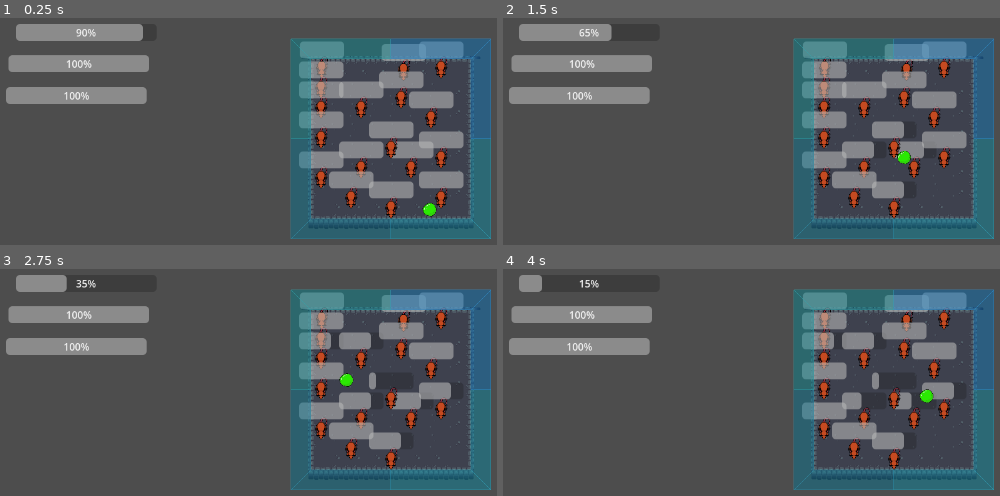
Above: before the commit, frames 1-4 (two rows, left to right).
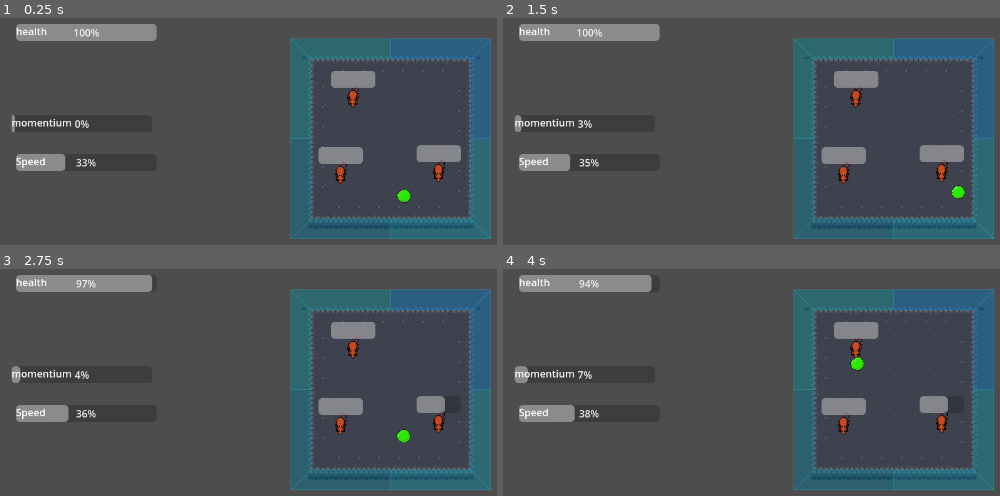
Above: after the commit, the same moments.

Repository: Gibber-codes/slime-dungeon-main
Game: Godot game, scene res://scenes/core/Main.tscn
Two runs of this game, one before a commit and one after it. Both use one fixed random seed, a clock stepped at 60 frames per second and the inputs below.
Inputs:
- Up to frame 1 (0.25 s): no input
- Up to frame 2 (1.5 s): no input
- Up to frame 3 (2.75 s): no input
- Up to frame 4 (4 s): no input

The runs differ from the first frame. In frame 1, 19% of the frame differs, in the area x 1-94%, y 2-89%; in frame 2, 18%; in frame 3, 17%; in frame 4, 18%.

Commit message:
Add momentum and bounciness systems to Slime and UI
Introduces momentum mechanics to the Slime entity, including momentum gain, speed scaling, and momentum-based damage. Adds bounciness properties to Slime, Defenders, and Obstacles, and updates collision handling to use these values. Refactors the UI to display momentum and speed accurately, and updates scene files to support new properties and layout changes.

Diff:
--- a/scenes/core/Main.tscn
+++ b/scenes/core/Main.tscn
@@ -12,6 +12,8 @@
 
 [node name="Slime" parent="." instance=ExtResource("3_hud")]
 position = Vector2(-3, 85)
+momentum_gain_rate = 10.0
+momentum_speed_multiplier = 0.5
 
 [node name="Room" parent="." instance=ExtResource("2_room")]
 
--- a/scenes/entities/Slime.tscn
+++ b/scenes/entities/Slime.tscn
@@ -13,6 +13,9 @@
 floor_stop_on_slope = false
 floor_max_angle = 0.0
 script = ExtResource("1_q3i8h")
+momentum_gain_rate = 100.0
+momentum_speed_multiplier = 1.5
+bounciness = 0.9
 max_health = 200.0
 
 [node name="Sprite2D" type="Sprite2D" parent="."]
--- a/scenes/rooms/Room.tscn
+++ b/scenes/rooms/Room.tscn
@@ -69,57 +69,6 @@
 [node name="Defenders" type="Node2D" parent="."]
 position = Vector2(-96, -96)
 
-[node name="Defender" parent="Defenders" instance=ExtResource("6_3n8xs")]
-position = Vector2(-15, -16)
-
-[node name="Defender2" parent="Defenders" instance=ExtResource("6_3n8xs")]
-position = Vector2(116, -12)
-
-[node name="Defender3" parent="Defenders" instance=ExtResource("6_3n8xs")]
-position = Vector2(-16, 16)
-
-[node name="Defender4" parent="Defenders" instance=ExtResource("6_3n8xs")]
-position = Vector2(-16, 48)
-
-[node name="Defender5" parent="Defenders" instance=ExtResource("6_3n8xs")]
-position = Vector2(48, 144)
-
-[node name="Defender6" parent="Defenders" instance=ExtResource("6_3n8xs")]
-position = Vector2(128, 144)
-
-[node name="Defender7" parent="Defenders" instance=ExtResource("6_3n8xs")]
-position = Vector2(160, 64)
-
-[node name="Defender8" parent="Defenders" instance=ExtResource("6_3n8xs")]
-position = Vector2(48, 48)
-
-[node name="Defender9" parent="Defenders" instance=ExtResource("6_3n8xs")]
-position = Vector2(-16, 160)
-
-[node name="Defender10" parent="Defenders" instance=ExtResource("6_3n8xs")]
-position = Vector2(-16, 96)
-
-[node name="Defender11" parent="Defenders" instance=ExtResource("6_3n8xs")]
-position = Vector2(32, 192)
-
-[node name="Defender12" parent="Defenders" instance=ExtResource("6_3n8xs")]
-position = Vector2(96, 208)
-
-[node name="Defender13" parent="Defenders" instance=ExtResource("6_3n8xs")]
-position = Vector2(96, 112)
-
-[node name="Defender14" parent="Defenders" instance=ExtResource("6_3n8xs")]
-position = Vector2(112, 32)
-
-[node name="Defender15" parent="Defenders" instance=ExtResource("6_3n8xs")]
-position = Vector2(176, -16)
-
-[node name="Defender16" parent="Defenders" instance=ExtResource("6_3n8xs")]
-position = Vector2(176, 128)
-
-[node name="Defender17" parent="Defenders" instance=ExtResource("6_3n8xs")]
-position = Vector2(176, 192)
-
 [node name="Obstacles" type="Node2D" parent="."]
 position = Vector2(-96, -96)
 
@@ -129,7 +78,17 @@
 collision_mask = 2
 
 [node name="CollisionShape2D" type="CollisionShape2D" parent="ExitZone"]
+position = Vector2(0, -30)
 shape = SubResource("RectangleShape2D_1pnwq")
 
 [node name="SlimeSpawn" type="Marker2D" parent="."]
 position = Vector2(0, 80)
+
+[node name="Defender" parent="." instance=ExtResource("6_3n8xs")]
+position = Vector2(-81, 57)
+
+[node name="Defender2" parent="." instance=ExtResource("6_3n8xs")]
+position = Vector2(-61, -65)
+
+[node name="Defender3" parent="." instance=ExtResource("6_3n8xs")]
+position = Vector2(76, 54)
--- a/scenes/ui/UI.tscn
+++ b/scenes/ui/UI.tscn
@@ -11,14 +11,32 @@
 offset_right = 265.0
 offset_bottom = 203.0
 
+[node name="health" type="Label" parent="SlimeHealth"]
+layout_mode = 0
+offset_right = 40.0
+offset_bottom = 23.0
+text = "health"
+
 [node name="SpeedBar" type="ProgressBar" parent="."]
-offset_left = 24.0
-offset_top = 277.0
-offset_right = 249.0
-offset_bottom = 304.0
+offset_left = 40.0
+offset_top = 384.0
+offset_right = 265.0
+offset_bottom = 411.0
+
+[node name="Label" type="Label" parent="SpeedBar"]
+layout_mode = 0
+offset_right = 40.0
+offset_bottom = 23.0
+text = "Speed"
 
 [node name="momentiumBar" type="ProgressBar" parent="."]
-offset_left = 28.0
-offset_top = 226.0
-offset_right = 253.0
-offset_bottom = 253.0
+offset_left = 33.0
+offset_top = 322.0
+offset_right = 258.0
+offset_bottom = 349.0
+
+[node name="Label" type="Label" parent="momentiumBar"]
+layout_mode = 0
+offset_right = 40.0
+offset_bottom = 23.0
+text = "momentium"
--- a/scripts/entities/Defender.gd
+++ b/scripts/entities/Defender.gd
@@ -8,6 +8,7 @@
 @export var attack_range: float = 64.0
 @export var attack_cooldown: float = 1.0
 @export var defender_type: String = "basic"
+@export var bounciness: float = 0.6  # How much velocity is retained when slime bounces off this defender
 
 ## Internal variables
 var slime_in_range: Node2D = null
--- a/scripts/entities/Obstacle.gd
+++ b/scripts/entities/Obstacle.gd
@@ -2,3 +2,8 @@
 class_name Obstacle
 
 # Obstacle entity - static obstacles in rooms
+
+## Exported Variables
+@export var bounciness: float = 0.9  # How much velocity is retained when slime bounces off this obstacle
+@export var is_destructible: bool = false
+@export var friction: float = 0.1
--- a/scripts/entities/Slime.gd
+++ b/scripts/entities/Slime.gd
@@ -1,19 +1,42 @@
 extends BaseEntity
 
+## Signals
+signal enemy_defeated(enemy: Node2D)
+signal monster_energy_gained(amount: float)
+
 ## Movement constants and exports
-const SPEED: float = 300.0
-@export var bounciness: float = 1.0
-@export var momentum_damage_multiplier: float = 0.02
+@export var base_speed: float = 100.0  # Constant base movement speed
+@export var max_momentum: float = 400.0  # Maximum momentum bonus
+@export var momentum_gain_rate: float = 50.0  # How fast momentum builds per second
+@export var momentum_speed_multiplier: float = 1.0  # What fraction of momentum adds to speed (0.0 to 1.0)
+
+## Internal movement variables
+var momentum: float = 0.0  # Current momentum value (0 to max_momentum)
+
+## Slime-specific exported variables
+@export var base_physical_damage: float = 10.0
+@export var base_physical_defense: float = 2.0
+@export var base_max_health: float = 100.0
+@export var base_movement_speed: float = 300.0
+@export var bounce_force: float = 300.0
+@export var bounciness: float = 0.8  # Default bounciness when collided object has no bounciness property
+@export var momentum_damage_multiplier: float = 0.1
+@export var auto_seek_speed: float = 50.0
+@export var auto_seek_timer: float = 9.0
+@export var focus_mode_enabled: bool = false
 
 func _ready() -> void:
 	# Call parent _ready to initialize health system
 	super._ready()
 
-	# Set default stats for slime
-	max_health = 100.0
+	# Initialize slime stats from base variables
+	max_health = base_max_health
 	current_health = max_health
-	physical_damage = 10.0
-	physical_defense = 0.0
+	physical_damage = base_physical_damage
+	physical_defense = base_physical_defense
+
+	# Initialize momentum system
+	momentum = 0.0
 
 	# Add to slime group for identification
 	add_to_group("slime")
@@ -22,14 +45,31 @@
 	_initialize_random_velocity()
 
 func _physics_process(delta: float) -> void:
+	# Build momentum over time up to max_momentum
+	momentum = min(momentum + momentum_gain_rate * delta, max_momentum)
+
+	# Calculate final speed: base speed + (momentum * multiplier)
+	var final_speed: float = base_speed + (momentum * momentum_speed_multiplier)
+
 	var collision: KinematicCollision2D = move_and_collide(velocity * delta)
 
 	if collision:
 		_handle_collision_damage(collision)
+
+		# Get surface bounciness before bouncing
+		var collider = collision.get_collider()
+		var surface_bounciness: float = bounciness
+		if collider and "bounciness" in collider:
+			surface_bounciness = collider.bounciness
+
 		_handle_bounce(collision)
 
-	# Maintain constant speed
-	velocity = velocity.normalized() * SPEED
+		# Only reduce momentum if surface isn't perfectly bouncy
+		if surface_bounciness < 1.0:
+			momentum = max(momentum * surface_bounciness, 0.0)
+	else:
+		# Maintain final speed in the direction of velocity
+		velocity = velocity.normalized() * final_speed
 
 func _handle_collision_damage(collision: KinematicCollision2D) -> void:
 	"""Deal damage to enemies on collision based on momentum"""
@@ -45,13 +85,26 @@
 		collider.take_damage(total_damage)
 
 func _handle_bounce(collision: KinematicCollision2D) -> void:
-	"""Handle physics bounce off surfaces"""
+	"""Handle physics bounce off surfaces using the collided object's bounciness"""
 	var normal: Vector2 = collision.get_normal()
+	var collider = collision.get_collider()
 
-	# Pure bounce
-	velocity = velocity.bounce(normal) * bounciness
+	# Check if the collided object has a bounciness property
+	var surface_bounciness: float = bounciness  # Default fallback
+	if collider and "bounciness" in collider:
+		surface_bounciness = collider.bounciness
+
+	# Store original speed for perfect bounces
+	var original_speed: float = velocity.length()
+
+	# Bounce using the surface's bounciness value
+	velocity = velocity.bounce(normal) * surface_bounciness
+
+	# For perfect bounces (1.0), ensure no speed loss
+	if surface_bounciness >= 1.0:
+		velocity = velocity.normalized() * original_speed
 
 func _initialize_random_velocity() -> void:
-	"""Initialize slime with random movement direction"""
+	"""Initialize slime with random movement direction at base speed"""
 	var random_angle: float = randf() * TAU
-	velocity = Vector2(cos(random_angle), sin(random_angle)) * SPEED
+	velocity = Vector2(cos(random_angle), sin(random_angle)) * base_speed
--- a/scripts/ui/SlimeUI.gd
+++ b/scripts/ui/SlimeUI.gd
@@ -3,12 +3,8 @@
 # UI controller for displaying slime stats in real-time
 # Manages health bar, speed bar, and momentum bar updates
 
-## Constants
-const SPEED_MAX: float = 300.0  # Maximum speed value for the speed bar
-
 ## Private Variables
 var _slime: CharacterBody2D = null
-var _max_momentum_damage: float = 24.0  # Will be calculated based on slime's stats
 
 ## OnReady Variables
 @onready var health_bar: ProgressBar = $SlimeHealth
@@ -52,29 +48,25 @@
 	health_bar.value = _slime.current_health
 	health_bar.min_value = 0.0
 
-	# Speed bar: Use SPEED constant (300.0)
-	speed_bar.max_value = SPEED_MAX
+	# Speed bar: Show final speed (base_speed + max_momentum * multiplier)
+	var max_final_speed: float = _slime.base_speed + (_slime.max_momentum * _slime.momentum_speed_multiplier)
+	speed_bar.max_value = max_final_speed
 	speed_bar.min_value = 0.0
-	speed_bar.value = 0.0
+	speed_bar.value = _slime.base_speed
 
-	# Momentum bar: Calculate max momentum damage
-	# Max momentum damage = momentum_damage_multiplier * max_speed
-	_max_momentum_damage = _slime.momentum_damage_multiplier * SPEED_MAX
-
-	momentum_bar.max_value = _max_momentum_damage
+	# Momentum bar: Show current momentum value directly
+	momentum_bar.max_value = _slime.max_momentum
 	momentum_bar.min_value = 0.0
 	momentum_bar.value = 0.0
 
 func _update_speed_bar() -> void:
-	"""Update speed bar to show current velocity magnitude"""
-	var current_speed: float = _slime.velocity.length()
-	speed_bar.value = current_speed
+	"""Update speed bar to show final speed (base_speed + momentum * multiplier)"""
+	var final_speed: float = _slime.base_speed + (_slime.momentum * _slime.momentum_speed_multiplier)
+	speed_bar.value = final_speed
 
 func _update_momentum_bar() -> void:
-	"""Update momentum bar to show current momentum-based damage potential"""
-	var current_speed: float = _slime.velocity.length()
-	var momentum_damage: float = _slime.momentum_damage_multiplier * current_speed
-	momentum_bar.value = momentum_damage
+	"""Update momentum bar to show current momentum value"""
+	momentum_bar.value = _slime.momentum
 
 func _on_slime_health_changed(current: float, max_health: float) -> void:
 	"""Update health bar when slime's health changes"""
